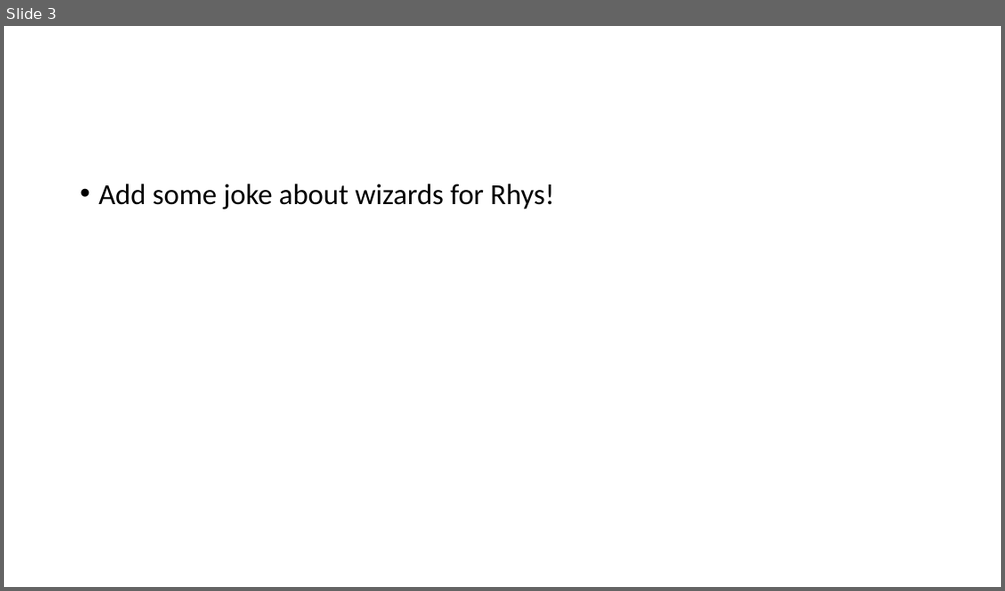
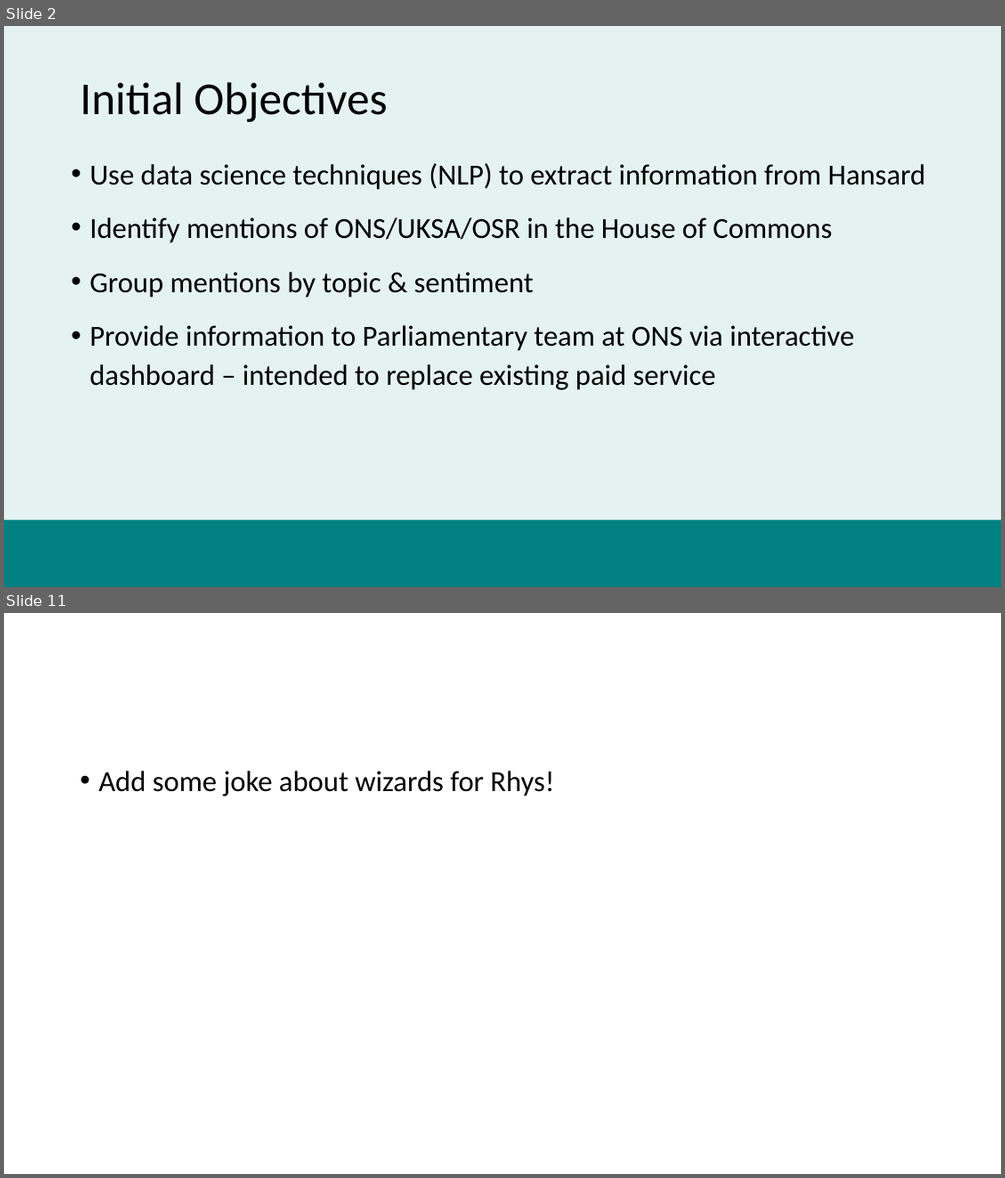
Before and after one commit to datasciencecampus/uk-parliament-stats, a slide deck: user-engagement/fpp-presentation.pptx. Shown one above the other, each under a label of ours: slide 3 before the commit, slides 2 and 11 after it; the slides between them are not shown. The pictures are 1005x591 and 1005x1178 pixels, drawn with LibreOffice and Linux fonts; fonts in the diff are those of the drawing; background and template pictures are left out. Boxes give left, top, right and bottom in pixels: in the first picture for what was removed or moved away, otherwise in the second. Text is boxed around its words. In the diff, an @@ line names an element or a change of style, - is before the commit and + after.

```diff
--- a/user-engagement/fpp-presentation.pptx
+++ b/user-engagement/fpp-presentation.pptx
@@ slide 2 added at (4, 26, 1001, 587), background #008080 at 10% opacity @@
@@ title added at (80, 82, 387, 122), 44 pt, text #000000 @@
+Initial Objectives
@@ text added at (89, 163, 926, 390), 28 pt, text #000000 @@
+• Use data science techniques (NLP) to extract information from Hansard
+• Identify mentions of ONS/UKSA/OSR in the House of Commons
+• Group mentions by topic & sentiment
+• Provide information to Parliamentary team at ONS via interactive dashboard – intended to replace existing paid service
@@ rectangle added at (4, 520, 1001, 587), fill #008080 @@
@@ what was slide 3 is now slide 11 @@
```
Also in this commit, not shown: 1 slide changed, 8 other slides added, 2 slides removed, 1 other file.
